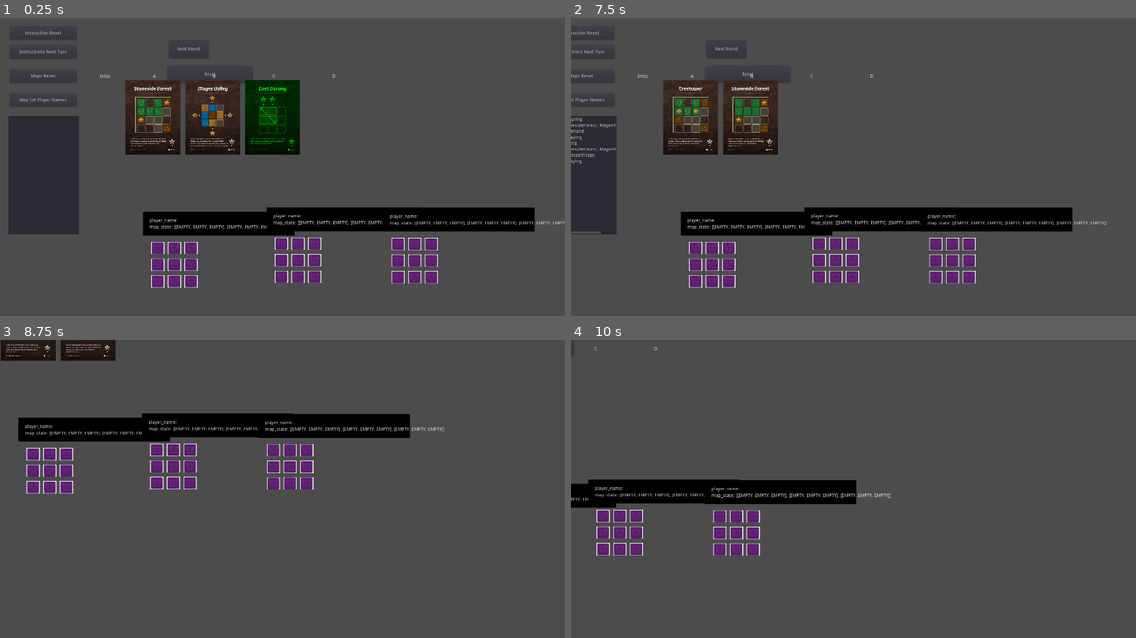
Above: before the commit, frames 1-4 (two rows, left to right).
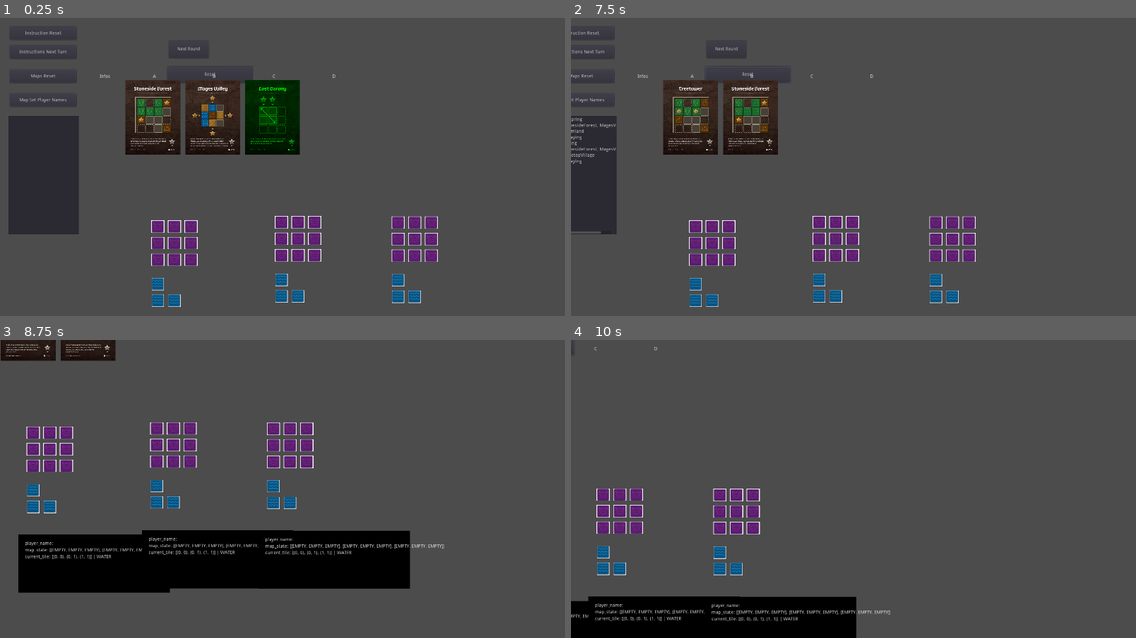
Above: after the commit, the same moments.

Repository: gilde-der-nacht/game-jam-2022
Game: Godot game, scene res://Board.tscn
Same seed, same stepped clock (60 frames per second), same inputs: the game is played once before the commit and once after it.
Inputs (mouse positions are in pixels of both pictures, inside the frame that each line leads up to):
- Up to frame 1 (0.25 s): no input
- Up to frame 2 (7.5 s): click (616, 175) at 0.52 s; type "12" at 0.6 s; click "Instructions Next Turn" at 1.25 s; click "Instructions Next Turn" at 2 s; click "Next Round" at 2.75 s; click "Next Round" at 3.5 s; click "Map Set Player Names" at 4.25 s; click "Instruction Reset" at 5 s; click "Maps Reset" at 5.75 s; click "Reset" at 6.5 s; move the mouse to (729, 247) at 7.27 s; hold Right (ui_right) from 7.28 s (still down); click (729, 247) at 7.42 s
- Up to frame 3 (8.75 s): move the mouse to (56, 569) at 8.02 s; release Right (ui_right) at 8.03 s; hold Down (ui_down) from 8.03 s (still down); click (56, 569) at 8.17 s
- Up to frame 4 (10 s): move the mouse to (638, 453) at 8.77 s; release Down (ui_down) at 8.78 s; hold Right (ui_right) 8.78-9.53 s; click (638, 453) at 8.92 s; move the mouse to (610, 441) at 9.52 s; hold Up (ui_up) from 9.53 s (still down); click (610, 441) at 9.67 s

The runs differ from the first frame. In frame 1, 8.7% of the frame differs, in the area x 25-100%, y 63-97%; in frame 2, 8.7%; in frame 3, 22%, in the area x 3-79%, y 24-85%; in frame 4, 13%.
Error in both runs: Invalid get index 'Null' (on base: 'Dictionary'). (res://Instructions/Scripts/Cards.gd:6)

Commit message:
Map: Setup current tile

Diff:
--- a/Cartographer/Map/Map.gd
+++ b/Cartographer/Map/Map.gd
@@ -10,6 +10,12 @@
 var map_state = map_empty_state.duplicate(true)
 onready var map_state_output = get_node("MapState")
 onready var grid_output = get_node("Grid")
+var current_tile_form = [Vector2(0,0), Vector2(0,1), Vector2(1,1)]
+var current_tile_kind = "WATER"
+onready var current_tile_grid_output = get_node("CurrentTileExample")
+onready var current_tile_output = get_node("CurrentTile")
+const TILE_SIZE = 50
+var mirrored = false
 
 func _ready():
 	update_ui()
@@ -21,7 +27,9 @@
 func update_ui():
 	player_name_output.set_text("player_name: " + player_name)
 	map_state_output.set_text("map_state: " + String(map_state))
+	current_tile_output.set_text("current_tile: " + String(current_tile_form) + " | " + current_tile_kind)
 	draw_map()
+	draw_current_tile(current_tile_form, current_tile_kind)
 
 func reset_and_randomize(_local_seed):
 	player_name = ""
@@ -47,8 +55,8 @@
 			inst.connect("on_mouse_clicked", self, "on_Tile_mouse_clicked")
 			draw_tile(inst, elem)
 			grid_output.add_child(inst)
-			x_pos += 50
-		y_pos += 50
+			x_pos += TILE_SIZE
+		y_pos += TILE_SIZE
 		x_pos = 0
 
 func draw_tile(tile, state):
@@ -73,6 +81,15 @@
 		_:
 			sprite.texture = empty_img
 
+func draw_current_tile(form: Array, type: String):
+	var tile = preload("res://Map/Tile.tscn")
+	for e in form:
+		var inst = tile.instance()
+		inst.position.x = e.x * TILE_SIZE
+		inst.position.y = e.y * TILE_SIZE
+		draw_tile(inst, type)
+		current_tile_grid_output.add_child(inst)
+
 func on_Tile_mouse_entered(tile):
 	print("hover: " + String(tile.pos))
 
--- a/Cartographer/Map/Map.tscn
+++ b/Cartographer/Map/Map.tscn
@@ -5,24 +5,47 @@
 [node name="Map" type="Node2D"]
 script = ExtResource( 1 )
 
+[node name="Grid" type="Node2D" parent="."]
+position = Vector2( 45, 45 )
+
+[node name="CurrentTileExample" type="Node2D" parent="."]
+position = Vector2( 45, 219 )
+
 [node name="ColorRect" type="ColorRect" parent="."]
+margin_top = 353.0
 margin_right = 456.0
-margin_bottom = 72.0
+margin_bottom = 528.0
 color = Color( 0, 0, 0, 1 )
-
-[node name="Grid" type="Node2D" parent="."]
-position = Vector2( 45, 110 )
+__meta__ = {
+"_edit_use_anchors_": true
+}
 
 [node name="PlayerName" type="Label" parent="."]
 margin_left = 20.0
-margin_top = 20.0
+margin_top = 373.0
 margin_right = 220.0
-margin_bottom = 70.0
+margin_bottom = 423.0
 text = "player_name:"
+__meta__ = {
+"_edit_use_anchors_": true
+}
 
 [node name="MapState" type="Label" parent="."]
 margin_left = 20.0
-margin_top = 40.0
+margin_top = 393.0
 margin_right = 350.0
-margin_bottom = 72.0
+margin_bottom = 425.0
 text = "map_state:"
+__meta__ = {
+"_edit_use_anchors_": true
+}
+
+[node name="CurrentTile" type="Label" parent="."]
+margin_left = 20.0
+margin_top = 413.0
+margin_right = 97.0
+margin_bottom = 427.0
+text = "current_tile:"
+__meta__ = {
+"_edit_use_anchors_": true
+}
